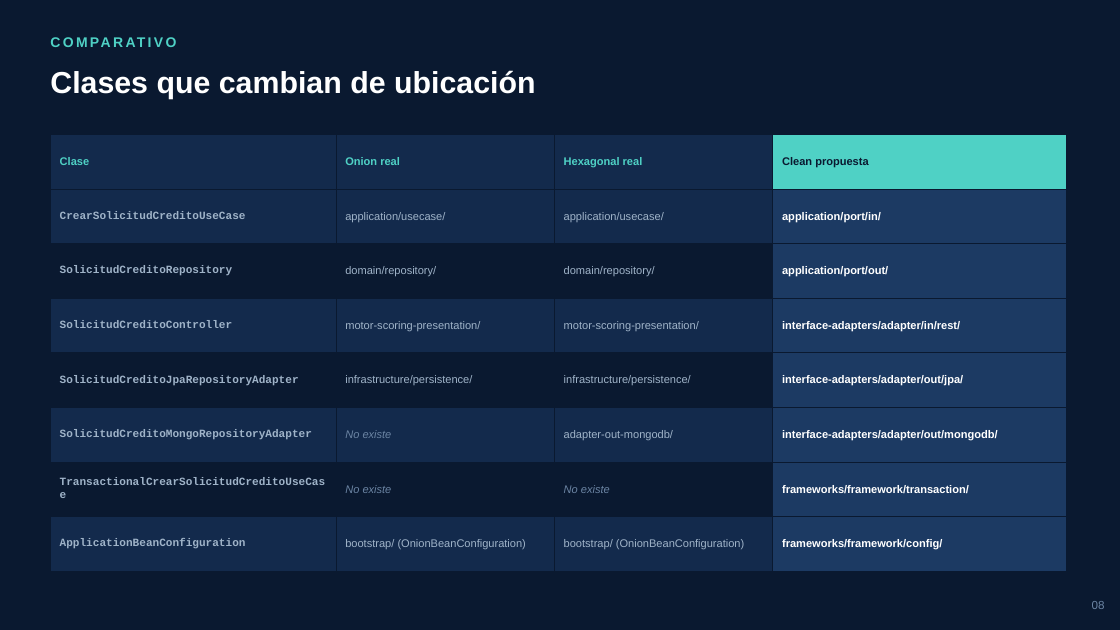
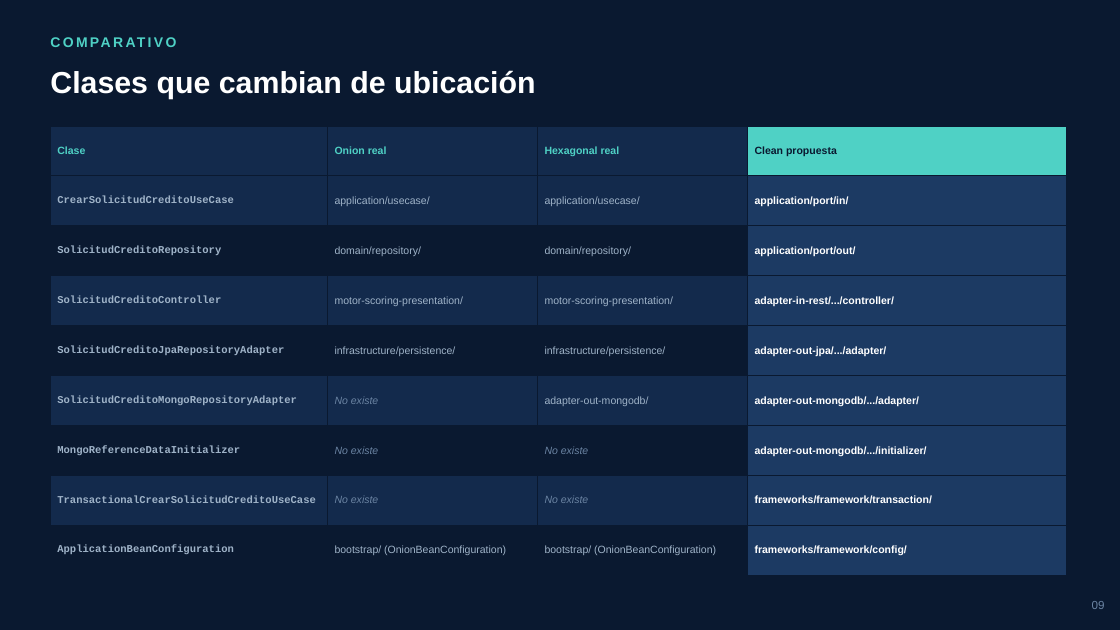
Before and after one commit to JoseJulca/CleanArquitecture, a slide deck: slide 9 of Motor_Scoring_Clean_Architecture.pptx (slide 8 before the commit). Drawn at 1120x630 pixels with LibreOffice and Linux fonts; fonts in the diff are those of the drawing. Boxes give left, top, right and bottom in pixels: in the first picture for what was removed or moved away, otherwise in the second. Text is boxed around its words. In the diff, an @@ line names an element or a change of style, - is before the commit and + after.

```diff
--- a/Motor_Scoring_Clean_Architecture.pptx
+++ b/Motor_Scoring_Clean_Architecture.pptx
@@ table at (50, 126, 1067, 576) @@
-row 4: SolicitudCreditoController | motor-scoring-presentation/ | motor-scoring-presentation/ | interface-adapters/adapter/in/rest/
-row 5: SolicitudCreditoJpaRepositoryAdapter | infrastructure/persistence/ | infrastructure/persistence/ | interface-adapters/adapter/out/jpa/
-row 6: SolicitudCreditoMongoRepositoryAdapter | No existe | adapter-out-mongodb/ | interface-adapters/adapter/out/mongodb/
+row 4: SolicitudCreditoController | motor-scoring-presentation/ | motor-scoring-presentation/ | adapter-in-rest/.../controller/
+row 5: SolicitudCreditoJpaRepositoryAdapter | infrastructure/persistence/ | infrastructure/persistence/ | adapter-out-jpa/.../adapter/
+row 6: SolicitudCreditoMongoRepositoryAdapter | No existe | adapter-out-mongodb/ | adapter-out-mongodb/.../adapter/
+row 7: MongoReferenceDataInitializer | No existe | No existe | adapter-out-mongodb/.../initializer/
@@ table: place and size @@
-table at (50, 134, 1067, 571)
+table at (50, 126, 1067, 576)
```
Also in this commit, not shown: 6 other slides changed, 2 slides added, 1 slide removed.
